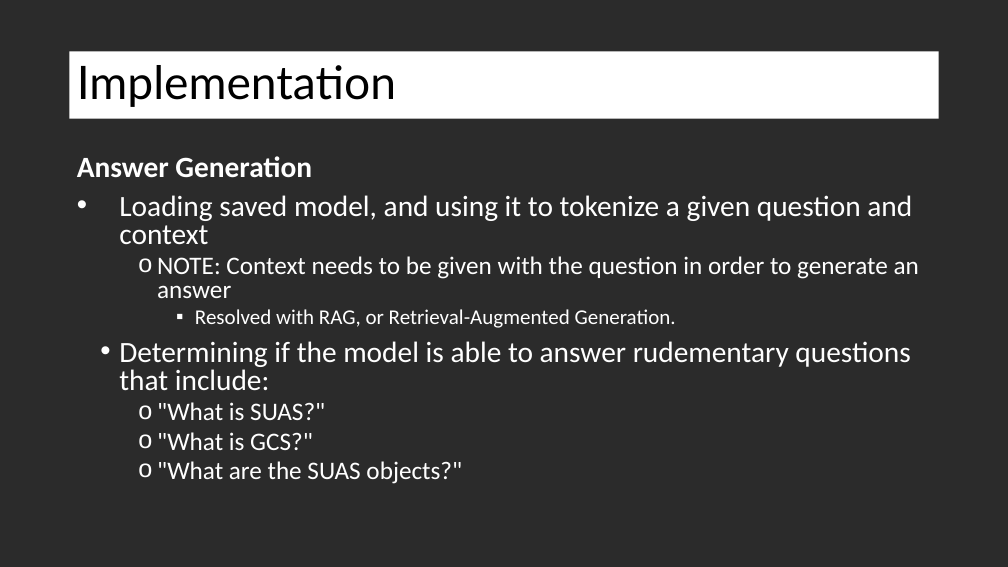
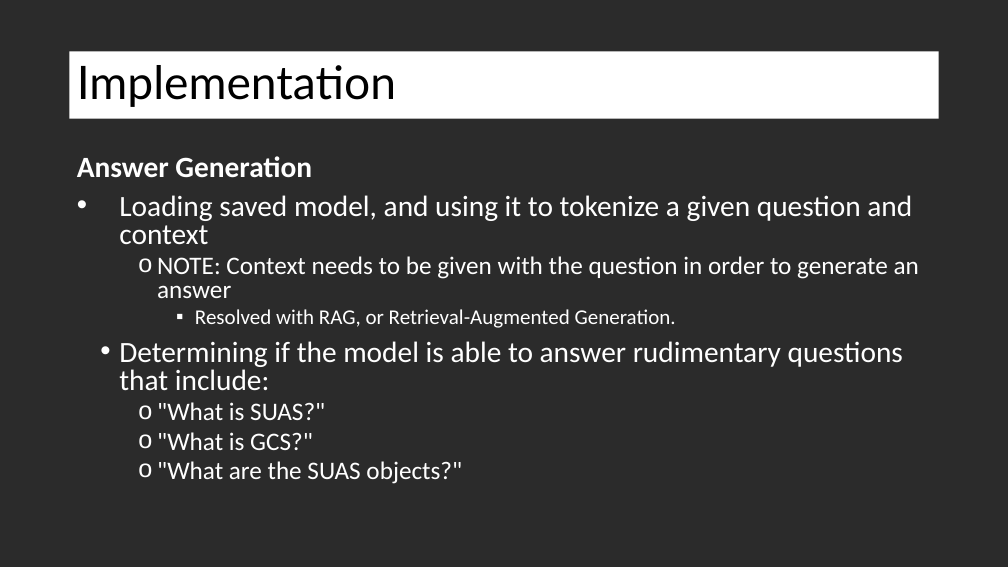
Before and after one commit to LoloMarty/2024-, a slide deck: slide 18 of CS4210/finalPresentation.pptx (slide 17 before the commit). Drawn at 1008x567 pixels with LibreOffice and Linux fonts; fonts in the diff are those of the drawing; background and template pictures are left out; a plain dark background stands for a picture behind light text. Boxes give left, top, right and bottom in pixels: in the first picture for what was removed or moved away, otherwise in the second. Text is boxed around its words. In the diff, an @@ line names an element or a change of style, - is before the commit and + after.

```diff
--- a/CS4210/finalPresentation.pptx
+++ b/CS4210/finalPresentation.pptx
@@ text at (x1=119, y1=341, x2=903, y2=390): text changed @@
-• Determining if the model is able to answer rudementary questions that include:
+• Determining if the model is able to answer rudimentary questions that include:
```
Also in this commit, not shown: 4 other slides changed, 10 slides added, 3 slides removed.
